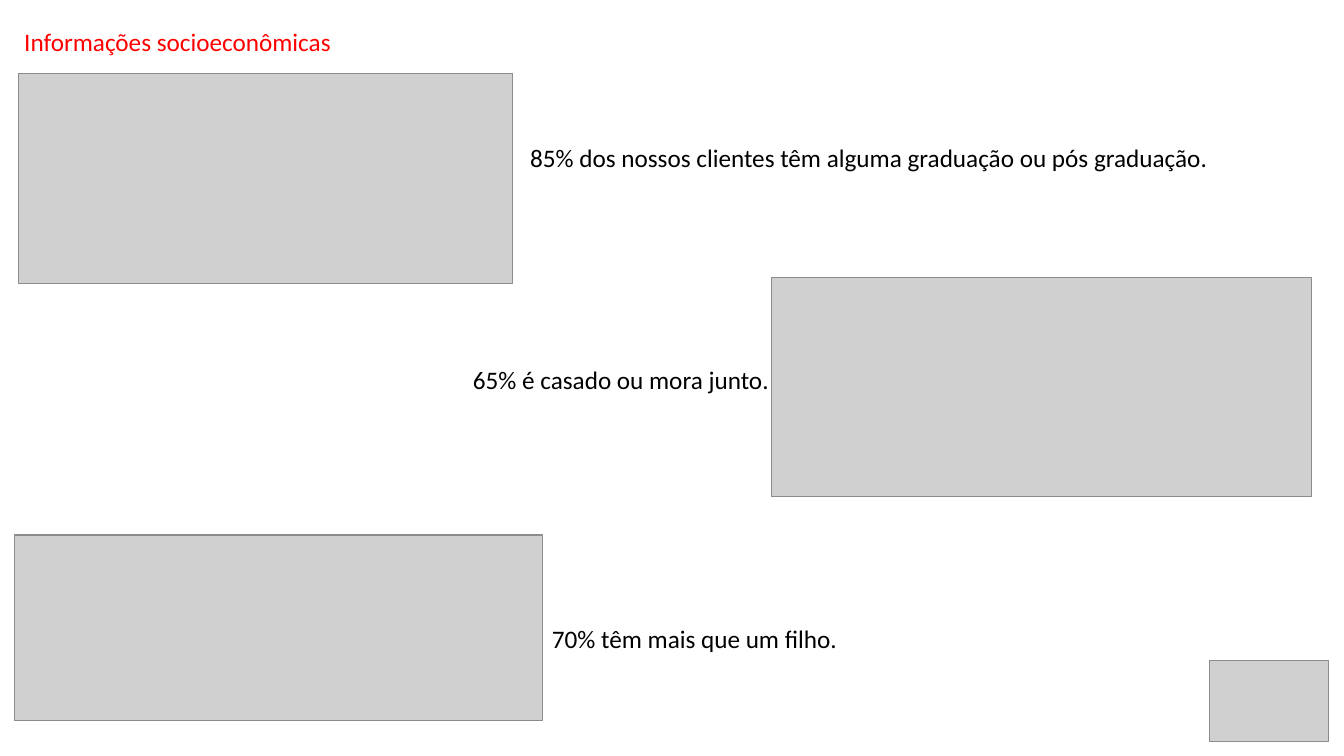
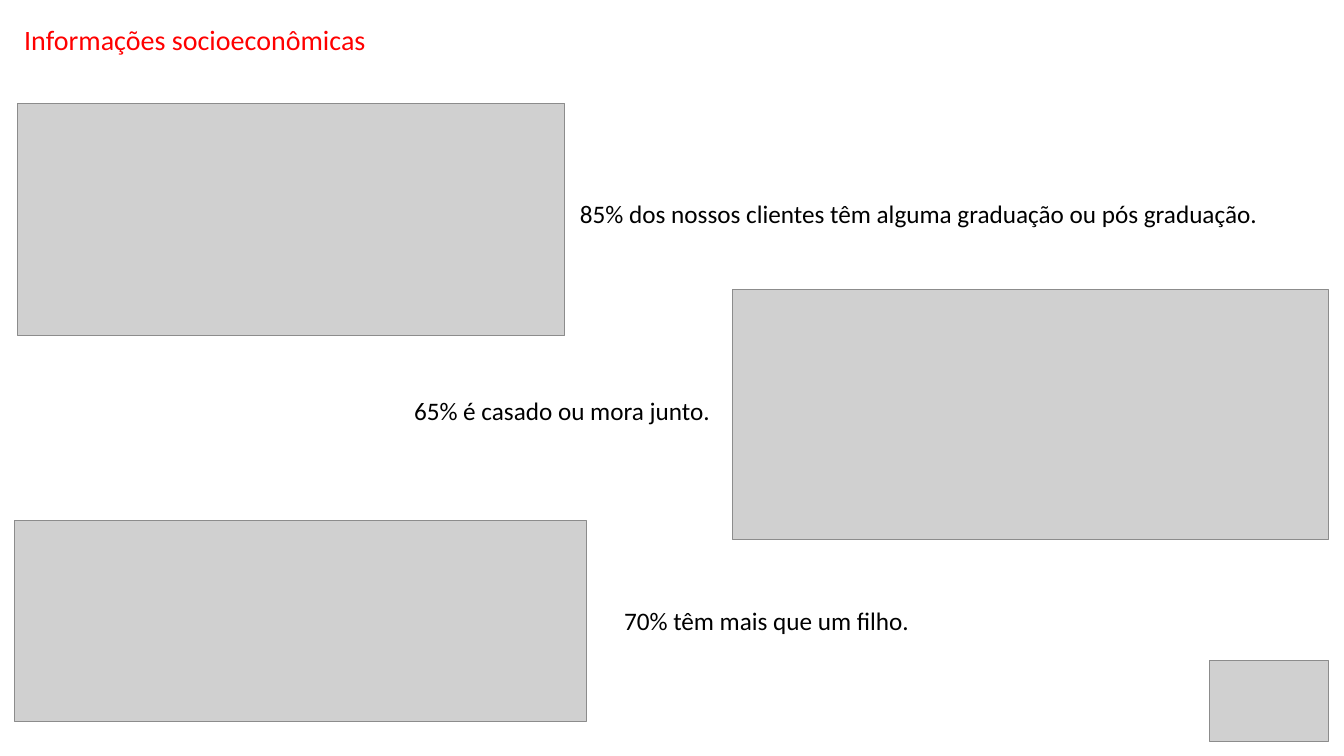
Before and after one commit to Danielgmelo/ifood, a slide deck: slide 5 of my_project/iFood CRM Data Analyst Case.pptx. Drawn at 1344x756 pixels with LibreOffice and Linux fonts; fonts in the diff are those of the drawing; grey boxes stand for pictures. Boxes give left, top, right and bottom in pixels: in the first picture for what was removed or moved away, otherwise in the second. Text is boxed around its words. In the diff, an @@ line names an element or a change of style, - is before the commit and + after.

```diff
--- a/my_project/iFood CRM Data Analyst Case.pptx
+++ b/my_project/iFood CRM Data Analyst Case.pptx
@@ text "Informações socioeconômicas" at (24, 30, 366, 55): size 18 to 20 pt @@
@@ picture: place and size @@
-picture at (18, 74, 512, 284)
+picture at (18, 103, 566, 336)
@@ text "85% dos nossos clientes têm ...": place and size @@
-text "85% dos nossos clientes têm ..." at (530, 149, 1207, 172)
+text "85% dos nossos clientes têm ..." at (580, 205, 1257, 228)
@@ picture: place and size @@
-picture at (771, 278, 1312, 497)
+picture at (732, 289, 1328, 540)
@@ text "65% é casado ou mora ...": place and size @@
-text "65% é casado ou mora ..." at (473, 371, 769, 394)
+text "65% é casado ou mora ..." at (414, 402, 710, 425)
@@ picture: place and size @@
-picture at (14, 535, 542, 721)
+picture at (14, 520, 586, 721)
@@ text "70% têm mais que um ...": place and size @@
-text "70% têm mais que um ..." at (552, 630, 837, 652)
+text "70% têm mais que um ..." at (624, 612, 909, 634)
```
Also in this commit, not shown: 27 other slides changed, 1 other file.
